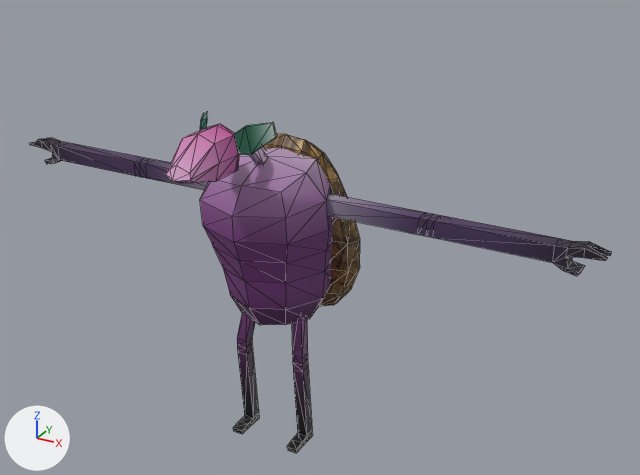
An edit to the glTF model game/actors/enemies/melee_enemy/sk_melee_enemy.glb, drawn before and after from the same camera.
Rendered twice from a camera (50 mm lens) standing at (3.09, -4.98, 4.19) and looking at (0.37, -0.03, 1.72). The lights are fixed; the arrows at lower left show +X, +Y and +Z. Mesh edges are drawn as thin lines. Where no turn or scale is listed for an object, it has been applied to the vertices.

Before the edit, the objects in view are built like this:
```python
me_cube_043 = bpy.data.meshes.new('Cube.043')
me_cube_043.from_pydata(...)  # 100 vertices, 192 faces; spans x -2.3..2.3, y -0.06..0.06, z 1.85..2.03
me_cube_043.materials.append(mat_aap_palette)  # picture img_aap_64_gradient
me_cube_045 = bpy.data.meshes.new('Cube.045')
me_cube_045.from_pydata(...)  # 58 vertices, 112 faces; spans x -0.281..0.281, y -1.137..-0.416, z 2.352..2.632
me_cube_045.materials.append(mat_aap_palette)  # picture img_aap_64_gradient
me_mesh = bpy.data.meshes.new('Mesh')
me_mesh.from_pydata(...)  # 58 vertices, 112 faces; spans x -0.474..0.474, y -0.545..0.414, z 0.944..2.283
me_mesh.materials.append(mat_aap_palette)  # picture img_aap_64_gradient
me_mesh_001 = bpy.data.meshes.new('Mesh.001')
me_mesh_001.from_pydata(...)  # 90 vertices, 176 faces; spans x -0.537..0.537, y -0.177..0.278, z -0.713..0.712
me_mesh_001.materials.append(mat_material_003)  # picture img_turtleshell
ob_cube_013 = bpy.data.objects.new('Cube.013', me_mesh)
ob_cube_013.location = (0.0, 0.0, 0.0)
ob_cube_015 = bpy.data.objects.new('Cube.015', me_cube_043)
ob_cube_015.location = (0.0, 0.0, 0.0)
ob_cube_017 = bpy.data.objects.new('Cube.017', me_cube_045)
ob_cube_017.location = (0.0, 0.0, 0.0)
ob_cube_018 = bpy.data.objects.new('Cube.018', me_mesh_001)
ob_cube_018.location = (0.0, 0.256, 1.644)
# also in view: 'Cube.014' at (0.0, -0.11, 0.63)
```
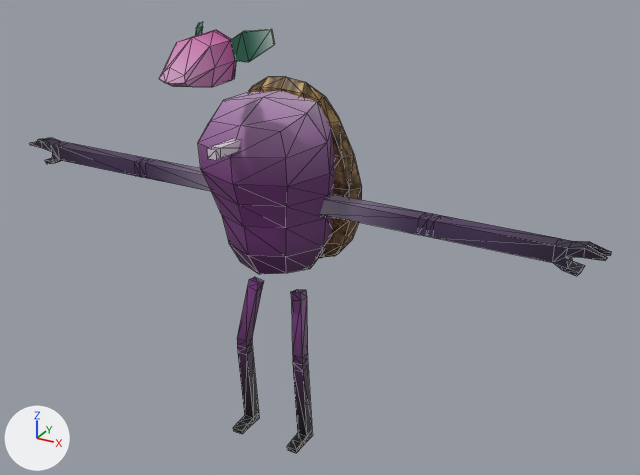
The newer file is also rescaled (x0.375) as a whole; pictures and numbers use the older file's frame.

Pixel boxes [x1, y1, x2, y2] of what changed, in the pictures (640 x 475 px):
'Cube.013', moved: before [200, 148, 333, 325]; after [198, 91, 335, 274]
'Cube.017', moved: before [165, 111, 276, 183]; after [159, 21, 275, 87]
'Cube.018', moved: before [262, 134, 360, 306]; after [248, 77, 362, 258]

The edits, one by one:
Object 'Cube.017' (ob_cube_017) moves from (0.0, 0.0, 0.0) to (0.0, 0.004, 0.574).
Object 'Cube.013' (ob_cube_013) moves from (0.0, 0.0, 0.0) to (0.0, 0.013, 0.404).
Object 'Cube.018' (ob_cube_018) moves from (0.0, 0.256, 1.644) to (0.0, 0.268, 2.047).
